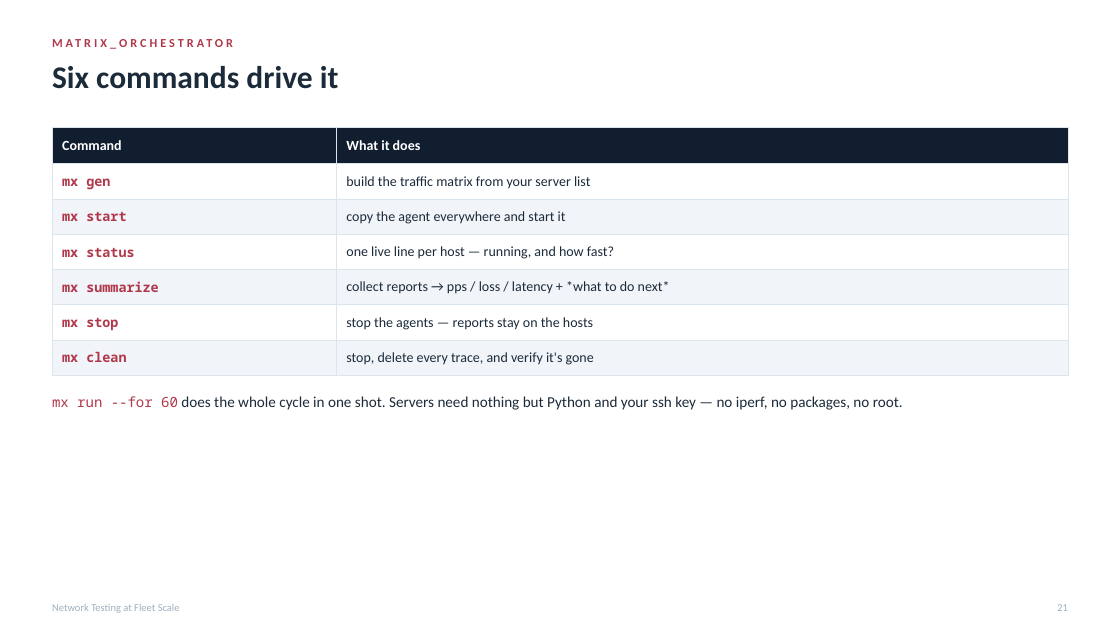
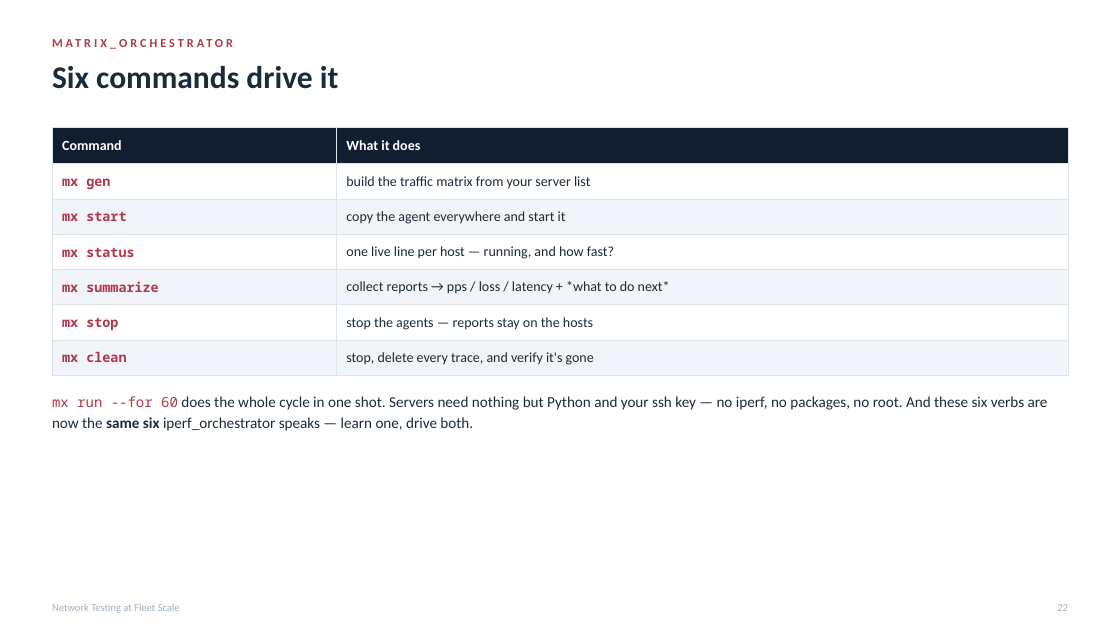
Before and after one commit to MartinGallagher-code/presentations, a slide deck: slide 22 of network-testing/network_testing.pptx (slide 21 before the commit). Drawn at 1120x630 pixels with LibreOffice and Linux fonts; fonts in the diff are those of the drawing. Boxes give left, top, right and bottom in pixels: in the first picture for what was removed or moved away, otherwise in the second. Text is boxed around its words. In the diff, an @@ line names an element or a change of style, - is before the commit and + after.

```diff
--- a/network-testing/network_testing.pptx
+++ b/network-testing/network_testing.pptx
@@ text at [52,396,1048,431]: text changed @@
-mx run --for 60 does the whole cycle in one shot. Servers need nothing but Python and your ssh key — no iperf, no packages, no root.
+mx run --for 60 does the whole cycle in one shot. Servers need nothing but Python and your ssh key — no iperf, no packages, no root. And these six verbs are now the same six iperf_orchestrator speaks — learn one, drive both.
```
Also in this commit, not shown: 22 other slides changed, 2 slides added, 1 slide removed, 1 other file.
